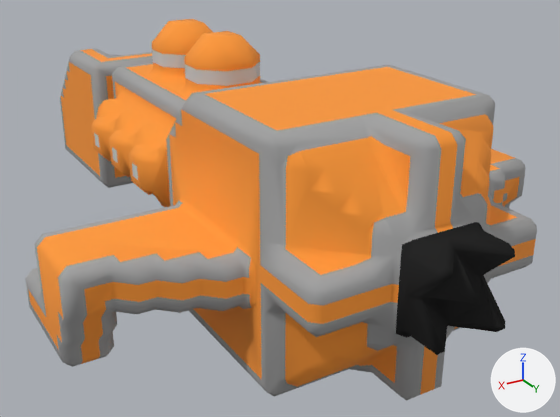
What one commit did to the OBJ model src/jsMain/resources/meshes/ndrc-2-zwaard-class.obj.
Before and after are seen from a 50 mm camera at (24.8, 48.3, -28.9) aimed at (-2.1, 3.4, -51.4). Arrows for +X, +Y and +Z are at lower right; the lights stay in place. Where no turn or scale is listed for an object, it has been applied to the vertices.

The older version as bpy lines, for what is in view:
```python
me_ndrc_2_zwaard_class = bpy.data.meshes.new('ndrc-2-zwaard-class')
me_ndrc_2_zwaard_class.from_pydata(...)  # 1509 vertices, 2853 faces; spans x -16.5..16.5, y -25.5..25.5, z -55.2..-39.2
me_ndrc_2_zwaard_class.materials.append(mat_ndrc_2_zwaard_class)
ob_ndrc_2_zwaard_class = bpy.data.objects.new('ndrc-2-zwaard-class', me_ndrc_2_zwaard_class)
ob_ndrc_2_zwaard_class.location = (0.0, 0.0, 0.0)
```
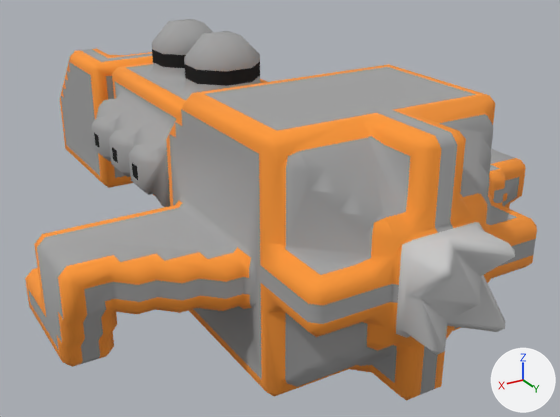
The newer file is also turned or shifted as a whole; pictures and numbers use the older file's frame.

Location of each change, (x1, y1, x2, y2) in pixels of the pictures (560 x 417 px; the box of a moved part takes in the faces that stretch with it):
```json
{"part": 1, "of": "me_ndrc_2_zwaard_class", "change": "moved or reshaped", "before": [266, 138, 505, 369], "after": [285, 136, 479, 366]}
{"part": 2, "of": "me_ndrc_2_zwaard_class", "change": "surface changed", "before": [25, 19, 537, 401], "after": [25, 19, 537, 401]}
```

The change, as JSON lines over the scene's bpy script:
```json
{"block": "me_ndrc_2_zwaard_class", "where": "# used by ob_ndrc_2_zwaard_class; location = (0.0, 0.0, 0.0)"}
{"op": "remove", "block": "me_ndrc_2_zwaard_class", "code": "me_ndrc_2_zwaard_class.from_pydata(...)  # 1509 vertices, 2853 faces; spans x -16.5..16.5, y -25.5..25.5, z -55.2..-39.2"}
{"op": "add", "block": "me_ndrc_2_zwaard_class", "code": "me_ndrc_2_zwaard_class.from_pydata(...)  # 1505 vertices, 2843 faces; spans x -16.5..16.5, y -25.5..25.5, z -55.2..-39.2"}
{"block": "me_ndrc_2_zwaard_class", "change": "me_ndrc_2_zwaard_class part 1: 2 vertices moved from x 1.5..5.0, y 20.5..24.0, z -49.7..-47.7 to x 0.0..6.5, y 19.0..25.0, z -49.7..-48.2; 10 vertices removed from x -7.0..7.0, y 18.5..25.0, z -54.7..-42.2; 8 vertices added at x -5.5..5.0, y 20.0..24.0, z -52.7..-42.7"}
{"block": "me_ndrc_2_zwaard_class", "change": "me_ndrc_2_zwaard_class part 2: 2380 kept faces spanning x -16.5..16.5, y -25.5..25.5, z -55.2..-39.2 get new texture (UV) coordinates"}
```
